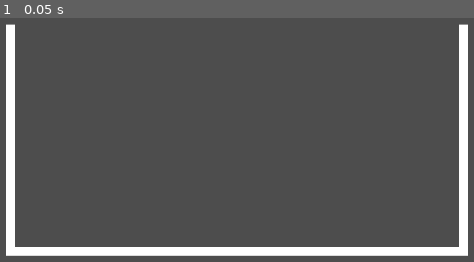
Above: before the commit, frame 1.
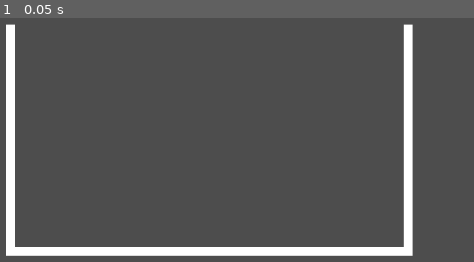
Above: after the commit, the same moment.

Repository: kksgandhi/other-peoples-money
Game: Godot game, scene res://scenes/game.tscn
Same seed, same stepped clock (60 frames per second), same inputs: the game is played once before the commit and once after it.
Inputs:
- Up to frame 1 (0.05 s): no input

The runs differ from the first frame. In frame 1, 4.1% of the frame differs, in the area x 85-99%, y 2-98%.

Commit message:
move walls

Diff:
--- a/scenes/game.tscn
+++ b/scenes/game.tscn
@@ -12,12 +12,12 @@
 texture = ExtResource("1_5gkvc")
 
 [node name="Bottom" type="Sprite2D" parent="Walls"]
-position = Vector2(720, 760)
-scale = Vector2(800, 16)
+position = Vector2(670, 760)
+scale = Vector2(700, 16)
 texture = ExtResource("1_5gkvc")
 
 [node name="RightWall" type="Sprite2D" parent="Walls"]
-position = Vector2(1128, 552)
+position = Vector2(1028, 552)
 scale = Vector2(16, 400)
 texture = ExtResource("1_5gkvc")
 
@@ -27,6 +27,6 @@
 texture = ExtResource("1_5gkvc")
 
 [node name="BRCorner" type="Sprite2D" parent="Walls"]
-position = Vector2(1128, 760)
+position = Vector2(1028, 760)
 scale = Vector2(16, 16)
 texture = ExtResource("1_5gkvc")
